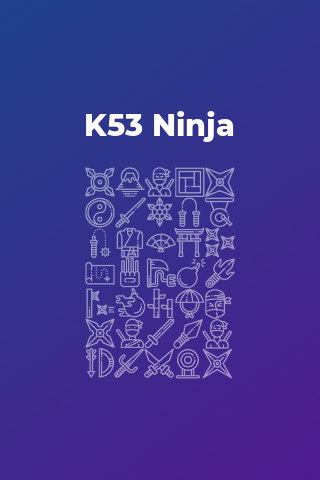
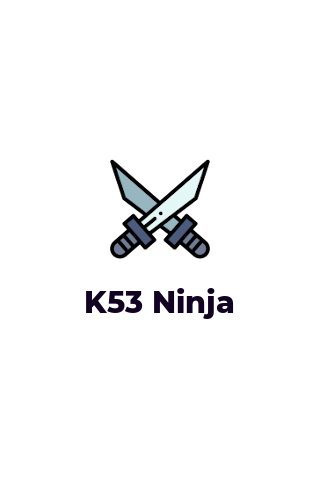
Revision of a layered 320×480 image; what changed, layer by layer:
painted on "K53 Ninja" over (x1=86, y1=111, x2=234, y2=319)
removed layer "IconCollection.png" (was 50%) over (x1=85, y1=167, x2=235, y2=379)
removed layer "1 #1" over (x1=0, y1=0, x2=320, y2=480)
added layer "018-katana-1.svg" above "1" over (x1=110, y1=159, x2=210, y2=259)
added layer "1" over (x1=0, y1=0, x2=320, y2=480)